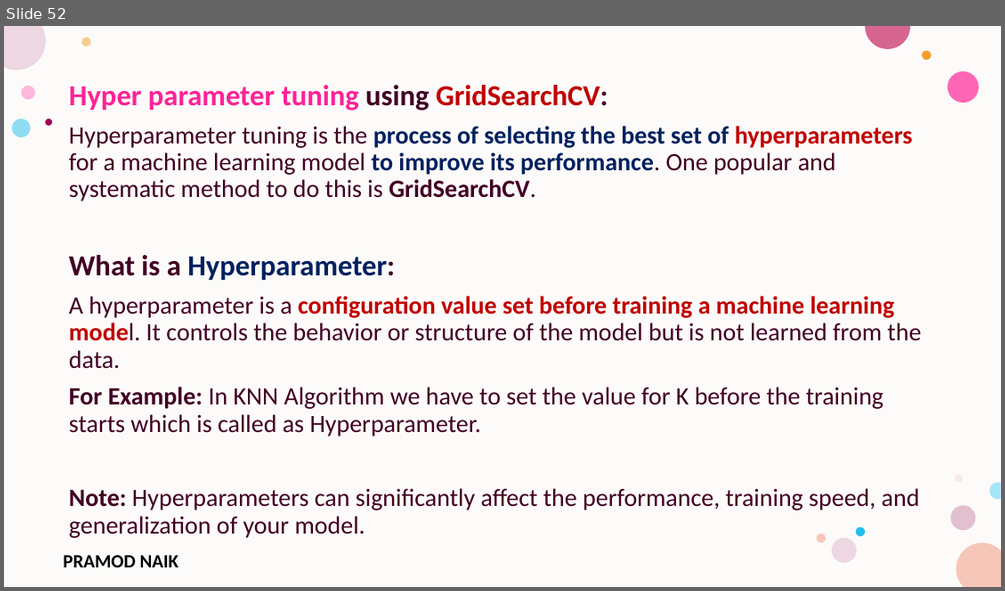
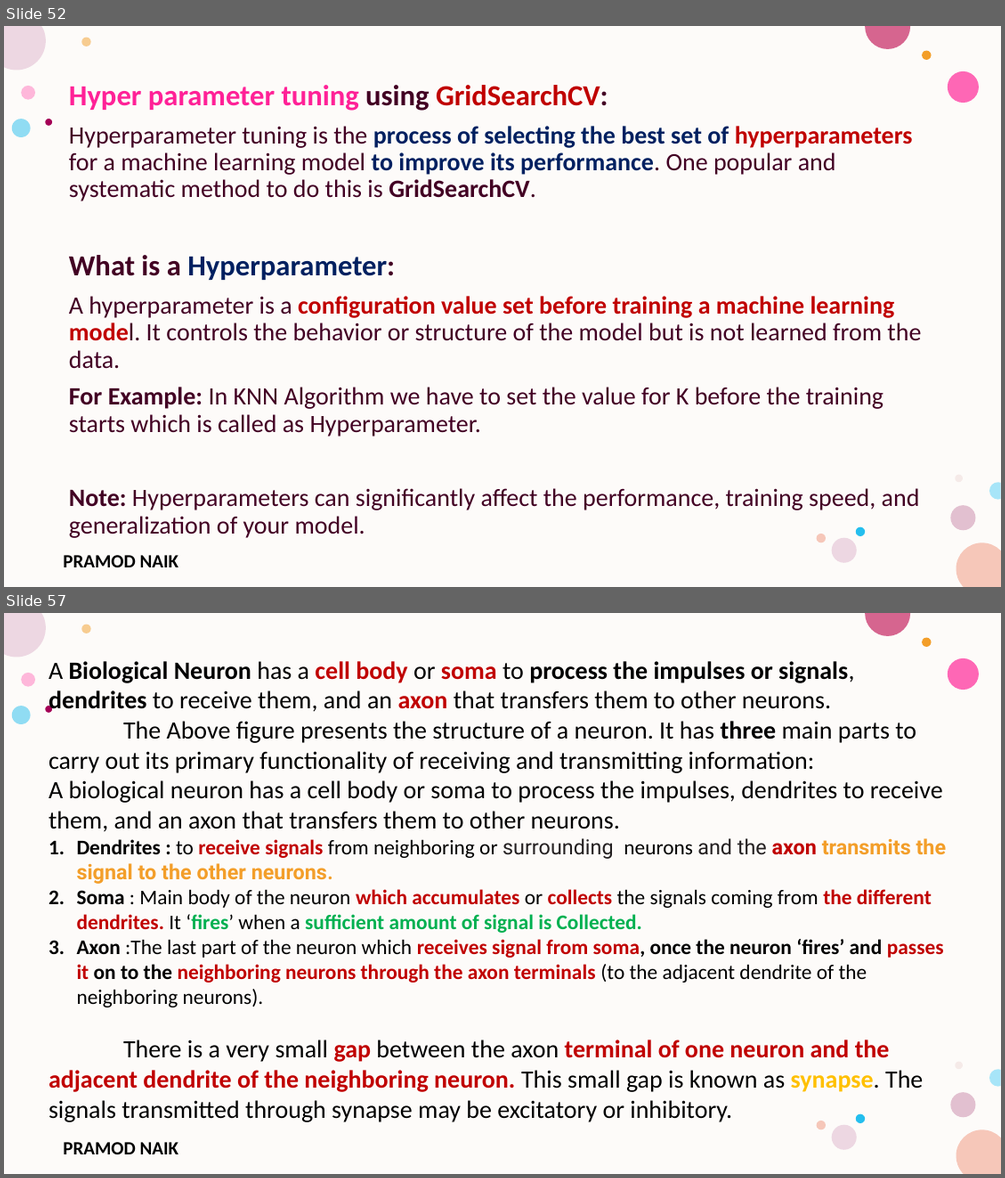
Before and after one commit to PRAMODNAIK-DEV/MCA-2nd-Sem-ML-Data-Analytics-Shridevi-College, a slide deck: Theory Class-Notes/Unit-4 Advanced Machine Learning Techniques.pptx. Shown one above the other, each under a label of ours: slide 52 before the commit, slides 52 and 57 after it; the slides between them are not shown. The pictures are 1005x591 and 1005x1178 pixels, drawn with LibreOffice and Linux fonts; fonts in the diff are those of the drawing; background and template pictures are left out. Boxes give left, top, right and bottom in pixels: in the first picture for what was removed or moved away, otherwise in the second. Text is boxed around its words. In the diff, an @@ line names an element or a change of style, - is before the commit and + after.

```diff
--- a/Theory Class-Notes/Unit-4 Advanced Machine Learning Techniques.pptx
+++ b/Theory Class-Notes/Unit-4 Advanced Machine Learning Techniques.pptx
@@ slide 57 added at [4,613,1001,1174], background #FFFFFF; not listed: 17 template elements that a slide beside it also shows @@
@@ text added at [48,661,947,1122], 24 pt, text #000000 @@
+A Biological Neuron has a cell body or soma to process the impulses or signals, dendrites to receive them, and an axon that transfers them to other neurons.
+The Above figure presents the structure of a neuron. It has three main parts to carry out its primary functionality of receiving and transmitting information:
+A biological neuron has a cell body or soma to process the impulses, dendrites to receive them, and an axon that transfers them to other neurons.
+1. Dendrites : to receive signals from neighboring or surrounding neurons and the axon transmits the signal to the other neurons.
+2. Soma : Main body of the neuron which accumulates or collects the signals coming from the different dendrites. It ‘fires’ when a sufficient amount of signal is Collected.
+3. Axon :The last part of the neuron which receives signal from soma, once the neuron ‘fires’ and passes it on to the neighboring neurons through the axon terminals (to the adjacent dendrite of the neighboring neurons).
+There is a very small gap between the axon terminal of one neuron and the adjacent dendrite of the neighboring neuron. This small gap is known as synapse. The signals transmitted through synapse may be excitatory or inhibitory.
```
Also in this commit, not shown: 2 slides changed, 24 other slides added, 1 other file.
